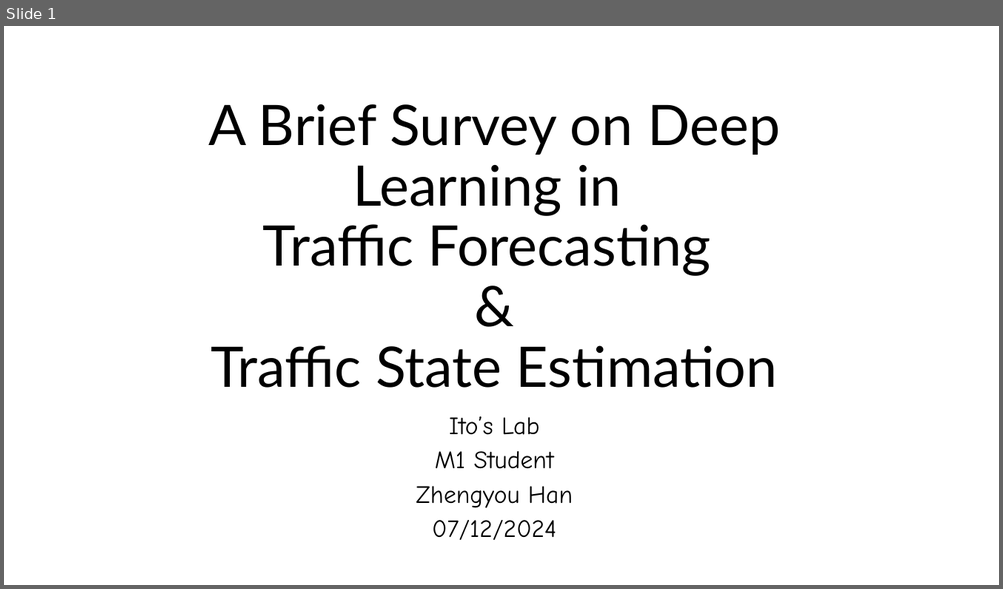
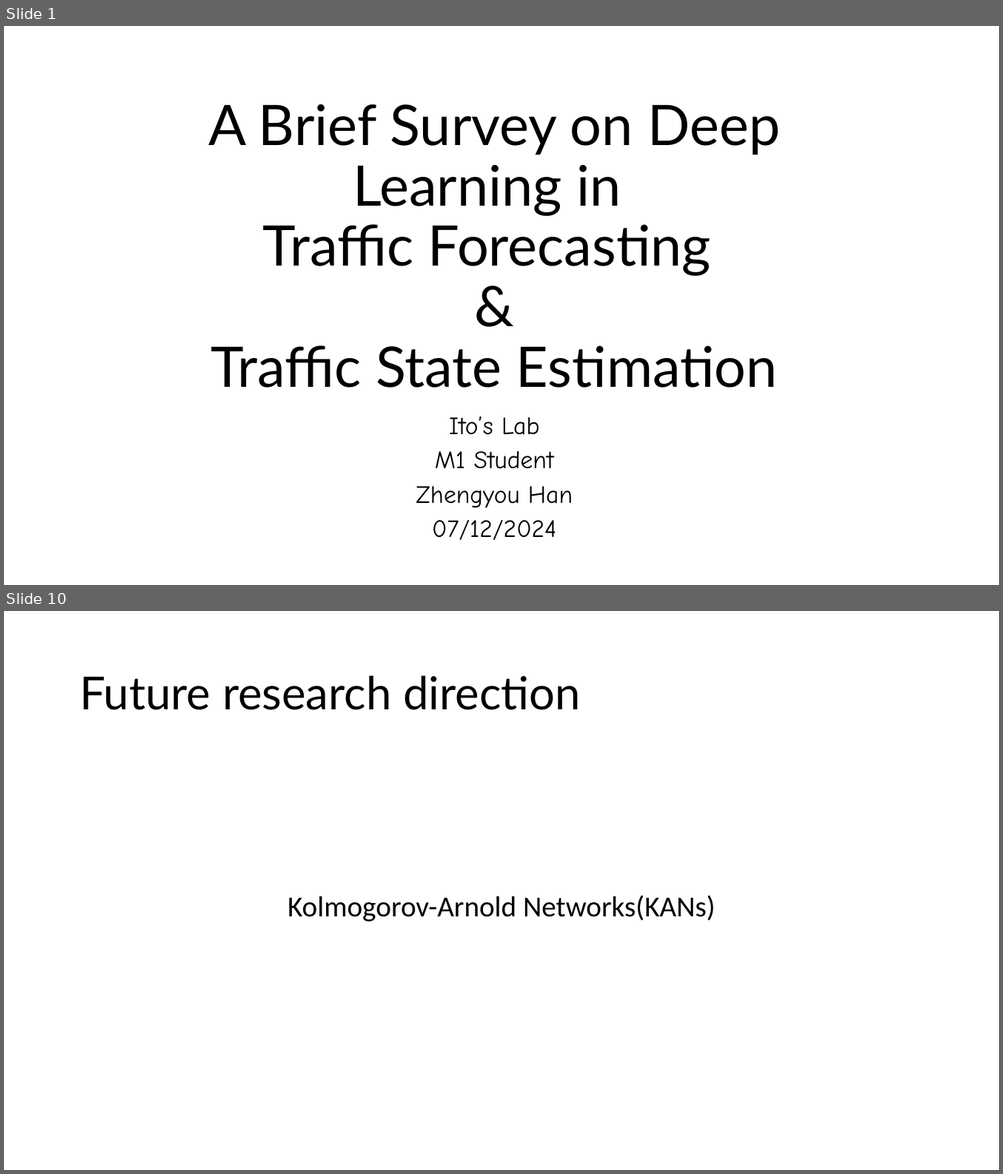
Before and after one commit to zhengyouhan/TransInfos24, a slide deck: Rinko_Drafts/A Brief Survey on Deep Learning in.pptx. Shown one above the other, each under a label of ours: slide 1 before the commit, slides 1 and 10 after it; the slides between them are not shown. The pictures are 1003x589 and 1003x1174 pixels, drawn with LibreOffice and Linux fonts; fonts in the diff are those of the drawing. Boxes give left, top, right and bottom in pixels: in the first picture for what was removed or moved away, otherwise in the second. Text is boxed around its words. In the diff, an @@ line names an element or a change of style, - is before the commit and + after.

```diff
--- a/Rinko_Drafts/A Brief Survey on Deep Learning in.pptx
+++ b/Rinko_Drafts/A Brief Survey on Deep Learning in.pptx
@@ slide 10 added at (4, 611, 999, 1170), background #FFFFFF @@
@@ title added at (79, 675, 580, 710), 44 pt, text #000000 @@
+Future research direction
@@ text added at (287, 895, 715, 922), 28 pt, text #000000 @@
+Kolmogorov-Arnold Networks(KANs)
```
Also in this commit, not shown: 3 slides changed, 6 other slides added, 2 slides removed, 1 other file.
